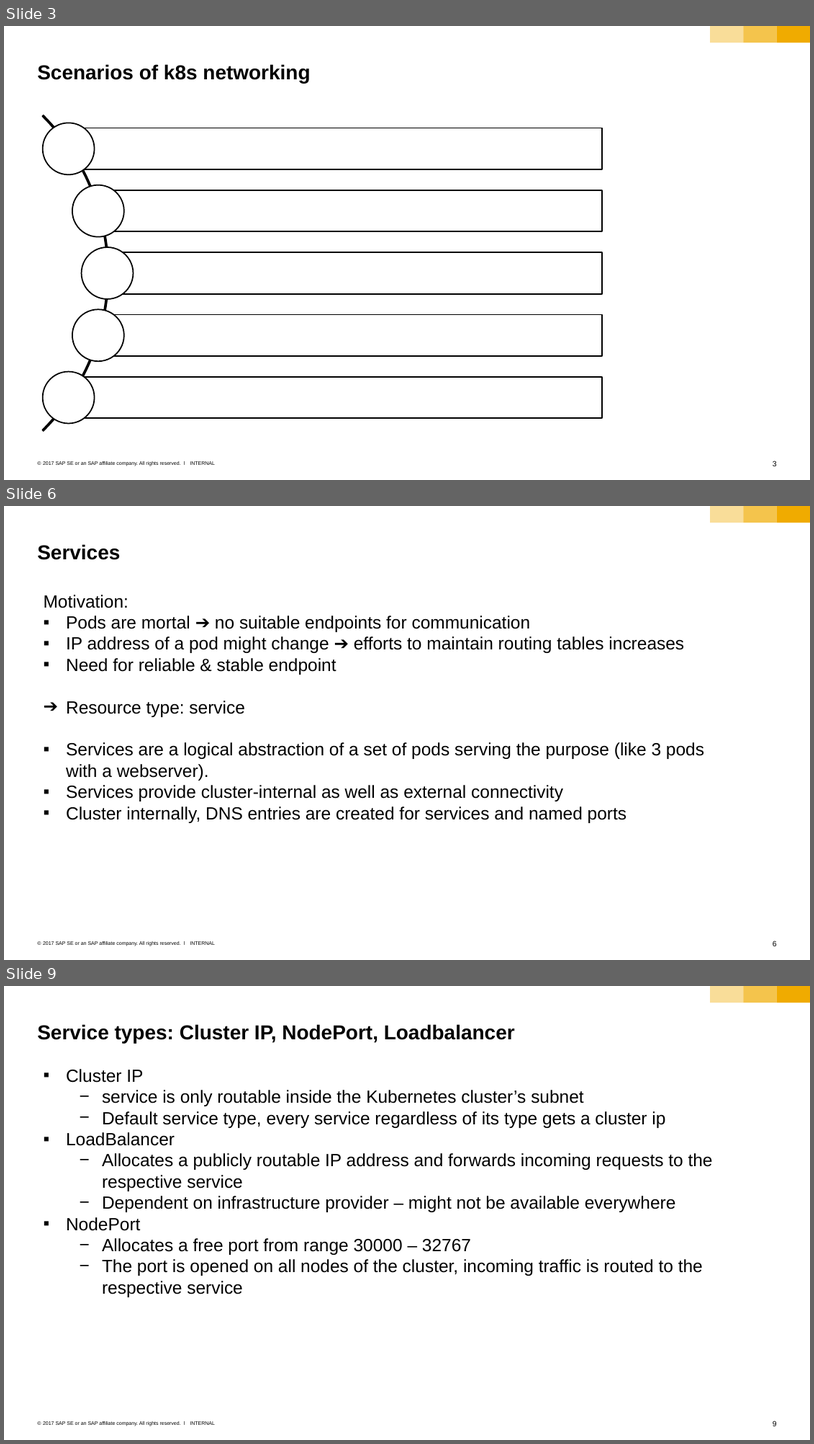
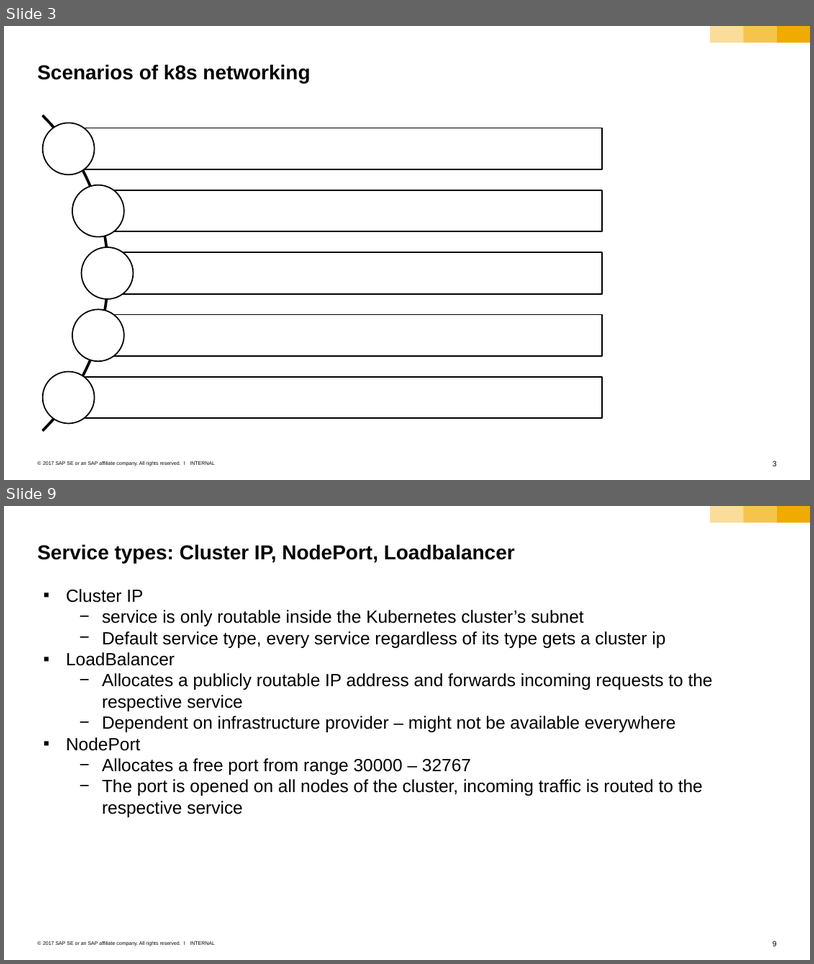
Before and after one commit to cuijiyao01/docker-k8s-training, a slide deck: kubernetes/04_networking_services.pptx. Shown one above the other, each under a label of ours: slides 3, 6 and 9 before the commit, slides 3 and 9 after it; the slides between them are not shown. The pictures are 814x1444 and 814x964 pixels, drawn with LibreOffice and Linux fonts; fonts in the diff are those of the drawing. Boxes give left, top, right and bottom in pixels: in the first picture for what was removed or moved away, otherwise in the second. Text is boxed around its words. In the diff, an @@ line names an element or a change of style, - is before the commit and + after.

```diff
--- a/kubernetes/04_networking_services.pptx
+++ b/kubernetes/04_networking_services.pptx
@@ slide 6 removed at bbox=[4, 506, 810, 960], background #FFFFFF; not listed: 6 template elements that a slide beside it also shows @@
@@ title removed at bbox=[37, 544, 120, 560] @@
-Services
@@ text removed at bbox=[44, 595, 705, 823] @@
-Motivation:
-▪ Pods are mortal ➔ no suitable endpoints for communication
-▪ IP address of a pod might change ➔ efforts to maintain routing tables increases
-▪ Need for reliable & stable endpoint
-➔ Resource type: service
-▪ Services are a logical abstraction of a set of pods serving the purpose (like 3 pods with a webserver).
-▪ Services provide cluster-internal as well as external connectivity
-▪ Cluster internally, DNS entries are created for services and named ports
```
Also in this commit, not shown: 6 slides changed, 2 slides added, 1 other slide removed, 2 other files.
